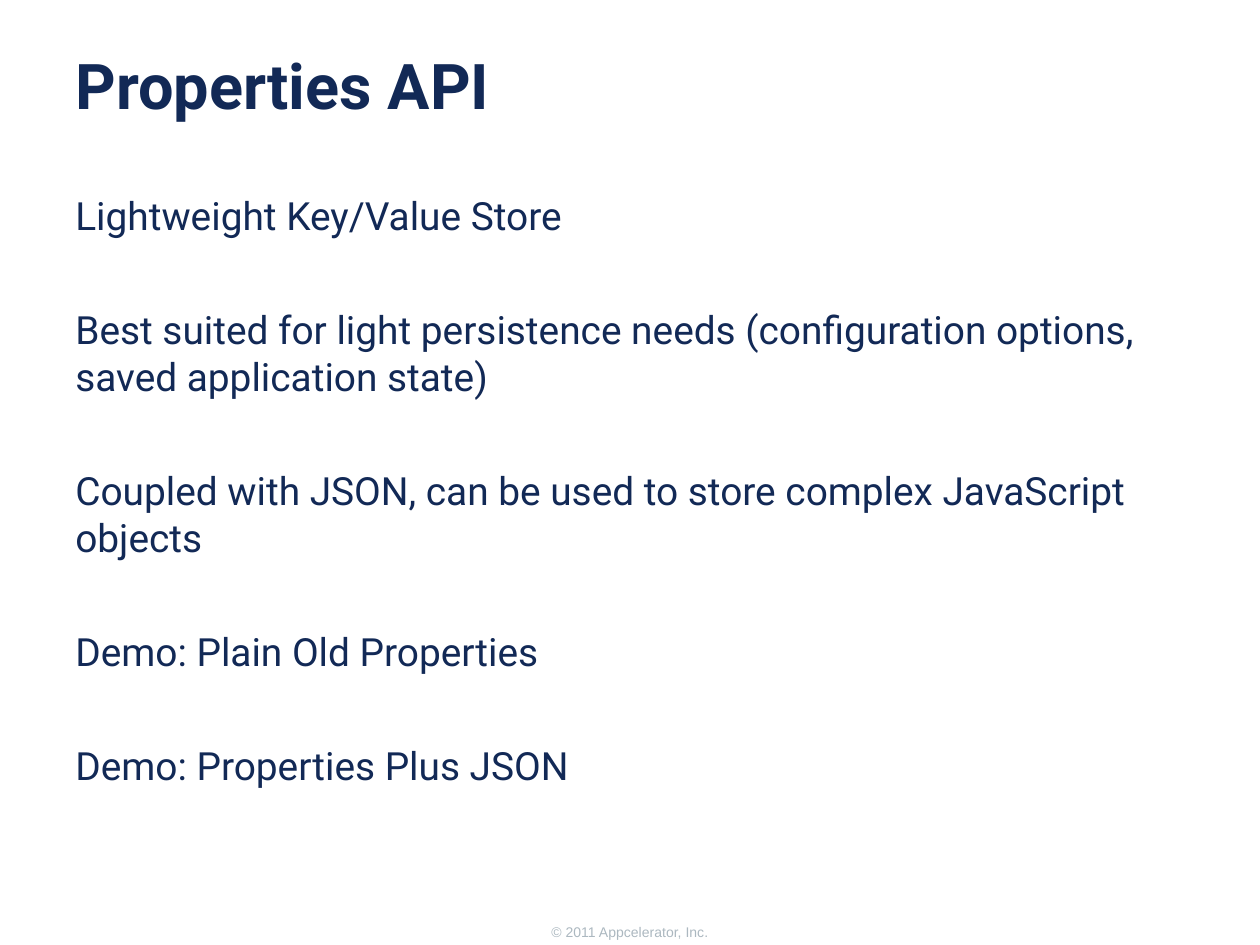
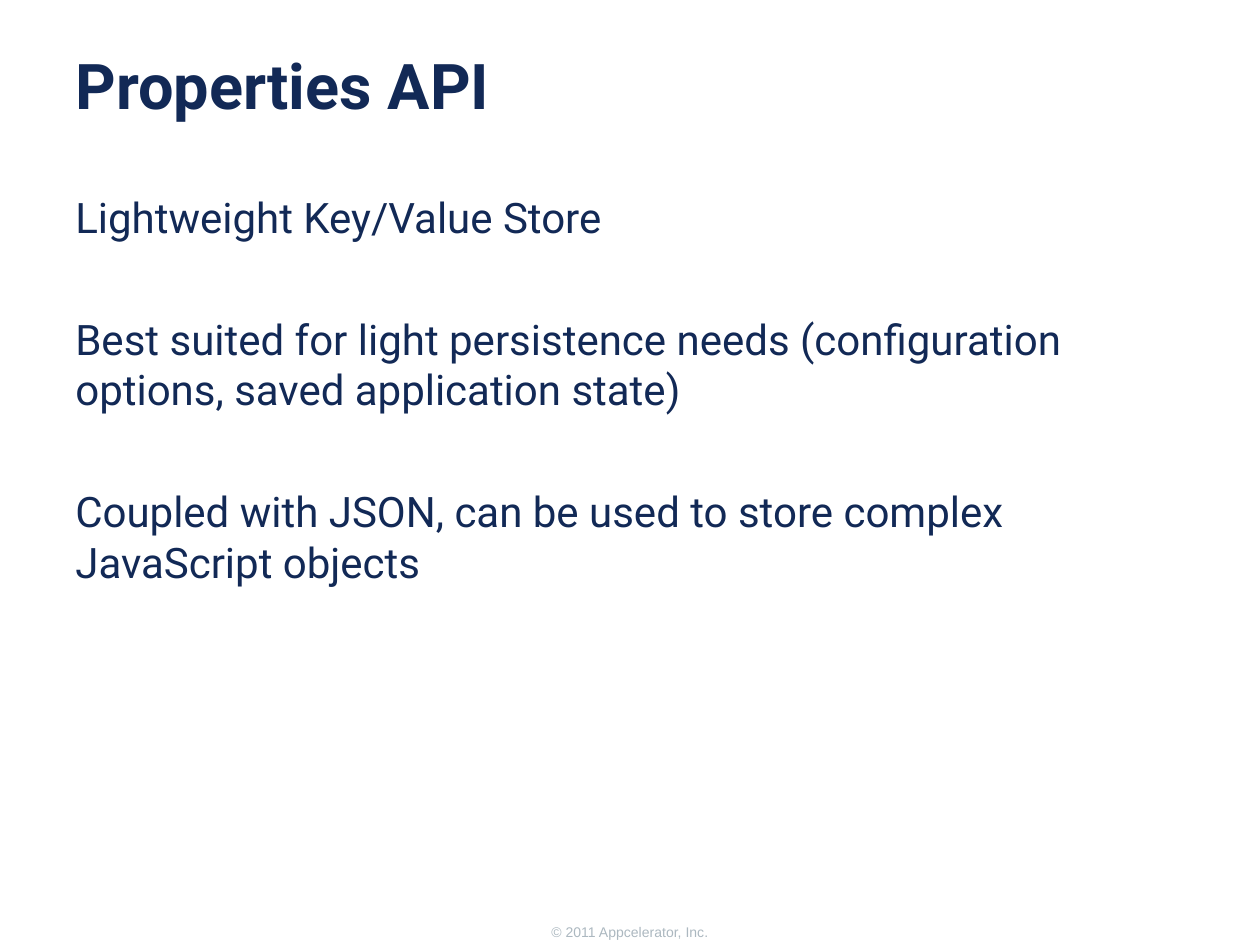
Before and after one commit to appcelerator-training-archive/tcad_certification, a slide deck: slide 4 of 250/250.ppt. Drawn at 1260x945 pixels with LibreOffice and Linux fonts; fonts in the diff are those of the drawing; background and template pictures are left out. Boxes give left, top, right and bottom in pixels: in the first picture for what was removed or moved away, otherwise in the second. Text is boxed around its words. In the diff, an @@ line names an element or a change of style, - is before the commit and + after.

```diff
--- a/250/250.ppt
+++ b/250/250.ppt
@@ text "Lightweight Key/Value Store" at box(75, 201, 1061, 587): size 22.2 to 24 pt @@
@@ text at box(75, 637, 569, 788): paragraphs removed @@
-Demo: Plain Old Properties
-Demo: Properties Plus JSON
```
Also in this commit, not shown: 4 other slides changed, 5 slides added, 2 slides removed, 16 other files.
